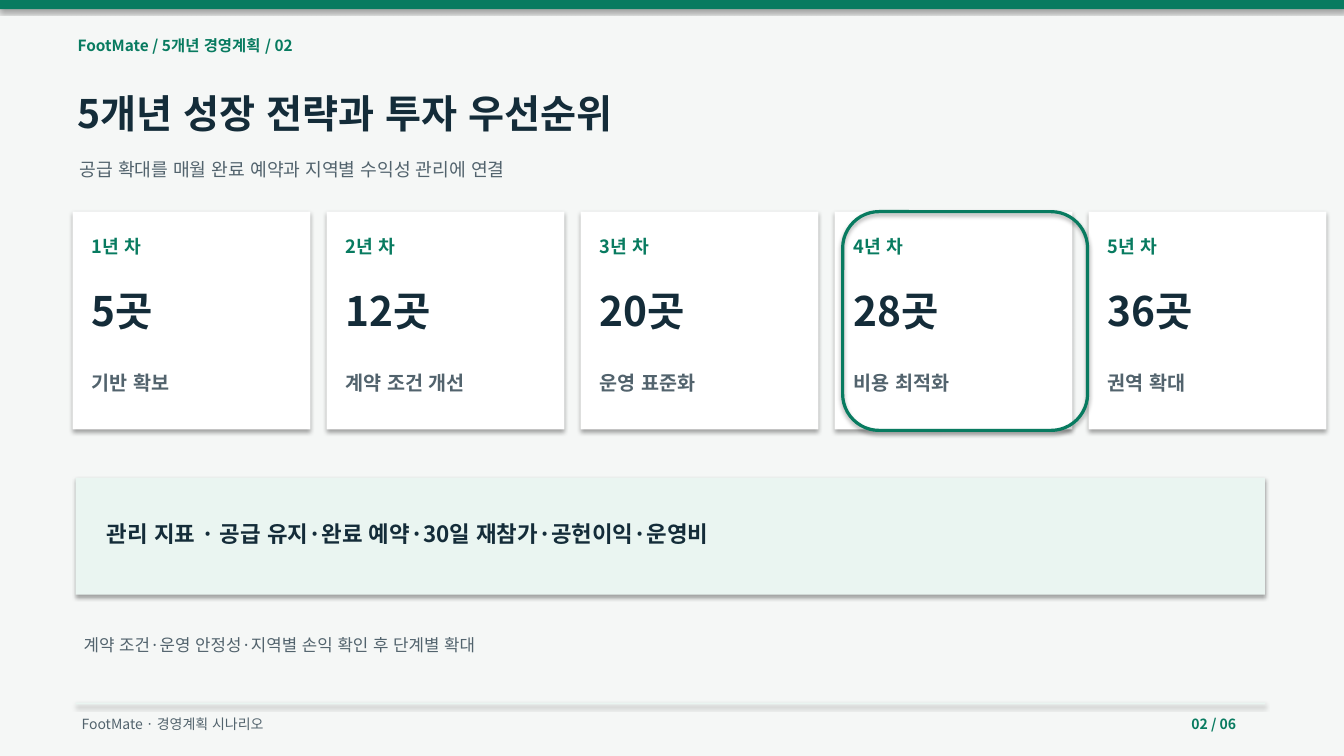
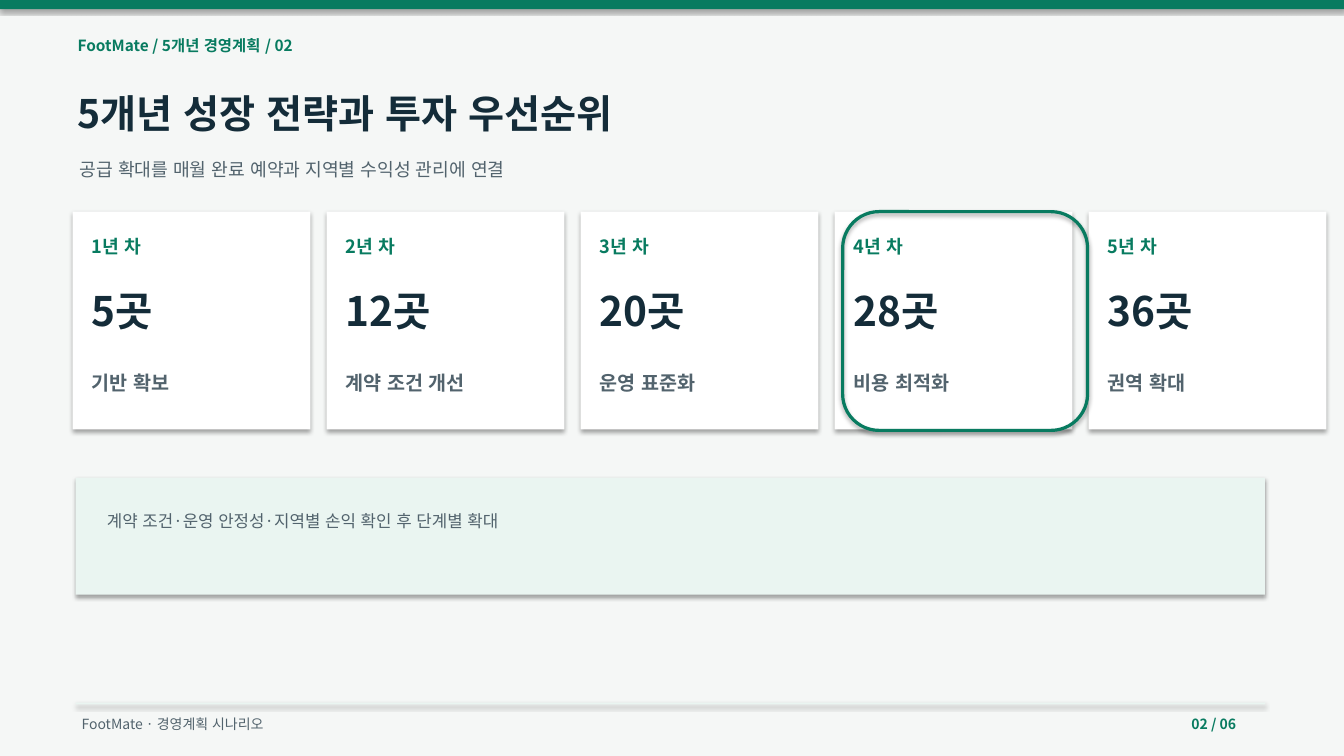
Before and after one commit to dohyunkimmm/footmate-case-study, a slide deck: slide 2 of src/case-study/downloads/footmate_5year_strategy.pptx. Drawn at 1344x756 pixels with LibreOffice and Linux fonts; fonts in the diff are those of the drawing. Boxes give left, top, right and bottom in pixels: in the first picture for what was removed or moved away, otherwise in the second. Text is boxed around its words. In the diff, an @@ line names an element or a change of style, - is before the commit and + after.

```diff
--- a/src/case-study/downloads/footmate_5year_strategy.pptx
+++ b/src/case-study/downloads/footmate_5year_strategy.pptx
@@ text "계약 조건·운영 안정성·지역별 손익 확인 ...": place and size @@
-text "계약 조건·운영 안정성·지역별 손익 확인 ..." at [84, 637, 475, 653]
+text "계약 조건·운영 안정성·지역별 손익 확인 ..." at [107, 513, 498, 529]
@@ text removed at [107, 523, 708, 544] @@
-관리 지표 · 공급 유지·완료 예약·30일 재참가·공헌이익·운영비
```
Also in this commit, not shown: 2 other slides changed, 11 other files.
